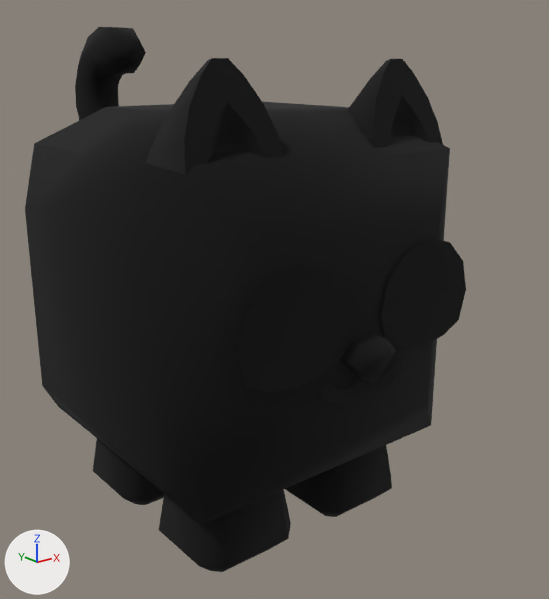
An edit to the glTF model assets/pets/cat.glb, drawn before and after from the same camera.
Rendered twice from a 50 mm camera at (-1.53, -2.11, 1.58) aimed at (0.17, 0.01, 0.73). The axes (+X, +Y, +Z) are drawn at lower left. The lights are the same throughout. The first picture is the older version. Where no turn or scale is listed for an object, it has been applied to the vertices. Vertices at exactly the same position are counted once.

Objects in the first picture: 'Group', 'body', 'leg-back-right', 'leg-front-left', 'leg-front-right', 'tail'.
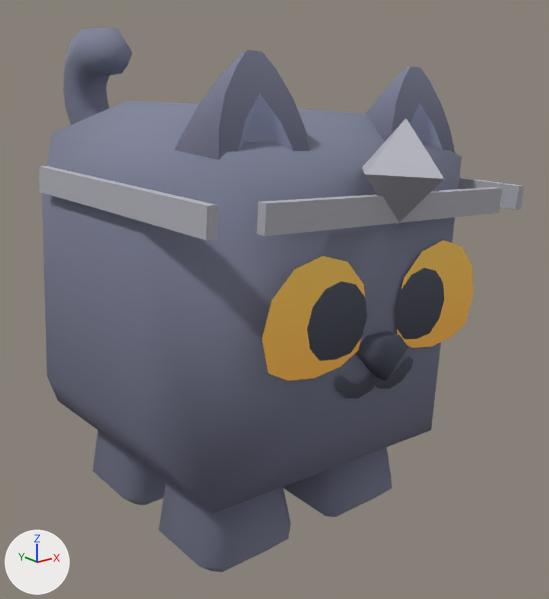
The change in detail:
me_body has 183 vertices, 275 faces and spans x -0.625..0.625, y -0.702..0.625, z 0.0..1.404.
me_body is used by ob_body; parent ob_root; location (0.0, 0.0, 0.181).
me_body part 1: texture (UV) coordinates of 275 of 275 faces, centred in x -0.625..0.625, y -0.702..0.625, z 0.0..1.403, changed; they spanned u 0.09..0.97, v 0.02..0.48 and now span u 0.03..0.41, v 0.77..0.98.
me_group has 23 vertices, 21 faces and spans x -0.355..-0.006, y 0.0, z 0.0..0.089.
me_group is used by ob_group; parent ob_body; location (0.181, -0.635, 0.428).
me_group part 2: texture (UV) coordinates of 21 of 21 faces, centred in x -0.334..-0.027, y 0.0, z 0.009..0.08, changed; they spanned u 0.97..0.97, v 0.02..0.23 and now span u 0.34..0.34, v 0.77..0.98.
me_tail has 108 vertices, 212 faces and spans x -0.1..0.1, y 0.0..0.555, z -0.155..0.891.
me_tail is used by ob_tail; parent ob_body; location (0.0, 0.548, 0.637).
me_tail part 3: texture (UV) coordinates of 212 of 212 faces, centred in x -0.083..0.083, y 0.013..0.553, z -0.141..0.889, changed; they spanned u 0.84..0.84, v 0.02..0.23 and now span u 0.03..0.03, v 0.77..0.98.
me_leg_back_right has 24 vertices, 44 faces and spans x -0.188..0.188, y -0.188..0.188, z -0.3..0.006.
me_leg_back_right is used by ob_leg_back_right; location (-0.25, 0.25, 0.3).
me_leg_back_right part 4: texture (UV) coordinates of 44 of 44 faces, centred in x -0.175..0.175, y -0.175..0.175, z -0.3..0.006, changed; they spanned u 0.84..0.97, v 0.02..0.23 and now span u 0.03..0.22, v 0.77..0.98.
me_leg_front_left has 24 vertices, 44 faces and spans x -0.188..0.188, y -0.188..0.188, z -0.3..0.006.
me_leg_front_left is used by ob_leg_front_left; location (0.25, -0.25, 0.3).
me_leg_front_left part 5: texture (UV) coordinates of 44 of 44 faces, centred in x -0.175..0.175, y -0.175..0.175, z -0.3..0.006, changed; they spanned u 0.84..0.97, v 0.02..0.23 and now span u 0.03..0.22, v 0.77..0.98.
me_leg_front_right has 24 vertices, 44 faces and spans x -0.188..0.188, y -0.188..0.188, z -0.3..0.006.
me_leg_front_right is used by ob_leg_front_right; location (-0.25, -0.25, 0.3).
me_leg_front_right part 6: texture (UV) coordinates of 44 of 44 faces, centred in x -0.175..0.175, y -0.175..0.175, z -0.3..0.006, changed; they spanned u 0.84..0.97, v 0.02..0.23 and now span u 0.03..0.22, v 0.77..0.98.
Mesh me_variant_cyber_cat is new.
It has 24 vertices, 36 faces and spans x -0.602..0.749, y -0.684..0.274, z 0.914..1.082.
It uses material mat_colormap.
Mesh me_variant_diamond_cat is new.
It has 6 vertices, 8 faces and spans x -0.054..0.245, y -0.807..-0.507, z 0.948..1.247.
It uses material mat_colormap.
Object 'body' (ob_body) turns from (0, 0, 0) to (0, 3.8, 1.9) degrees about x, y and z.
Object 'tail' (ob_tail) turns from (0, 0, 0) to (0, -9.6, 0) degrees about x, y and z.
Object 'variant_cyber_cat' (ob_variant_cyber_cat) is new; it shows me_variant_cyber_cat.
Its location is (0.0, 0.0, 0.181).
Object 'variant_diamond_cat' (ob_variant_diamond_cat) is new; it shows me_variant_diamond_cat.
Its location is (0.0, 0.0, 0.181).

Location of each change, [x1, y1, x2, y2] in pixels of the pictures (549 x 599 px):
'body', surface changed, turned
    before: [25, 58, 466, 524]
    after: [42, 50, 473, 513]
'variant_cyber_cat', added
    after: [39, 166, 524, 240]
'tail', surface changed, turned (black to blue)
    before: [75, 27, 146, 120]
    after: [63, 27, 132, 125]
'variant_diamond_cat', added
    after: [362, 119, 444, 225]
'Group', surface changed, turned (lighter)
    before: [320, 358, 404, 405]
    after: [336, 357, 413, 398]
part 4 of me_leg_back_right, surface changed (lighter)
    before: [93, 439, 164, 505]
    after: [93, 430, 166, 505]
part 5 of me_leg_front_left, surface changed (black to grey)
    both: [285, 447, 392, 517]
part 6 of me_leg_front_right, surface changed (lighter)
    before: [159, 489, 291, 572]
    after: [159, 480, 291, 572]
